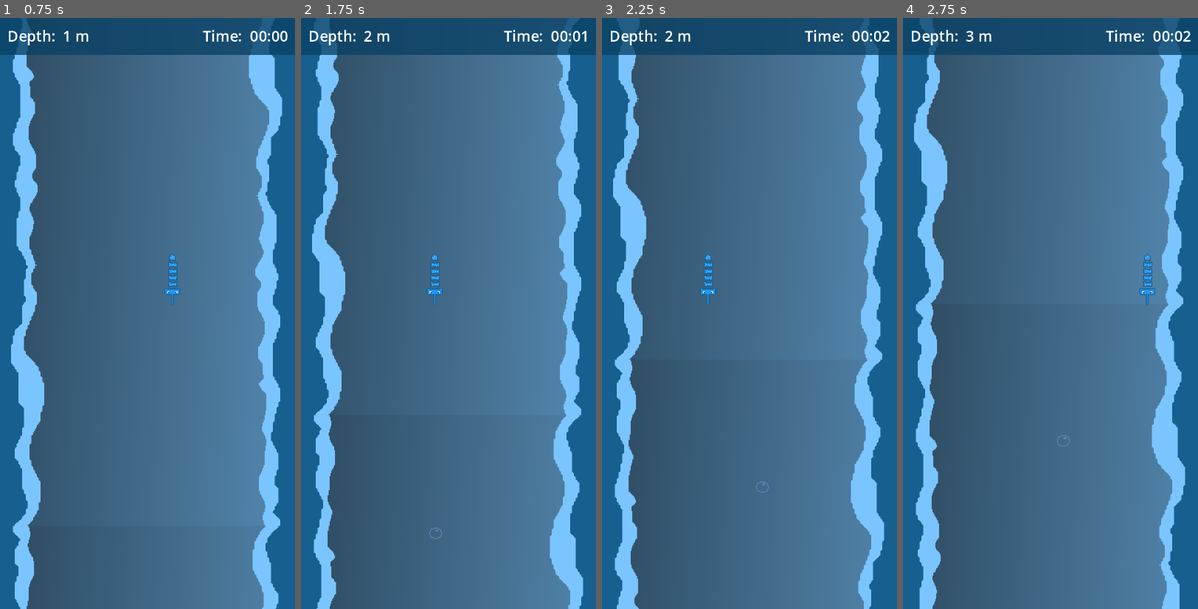
Above: before the commit, frames 1-4 (left to right).
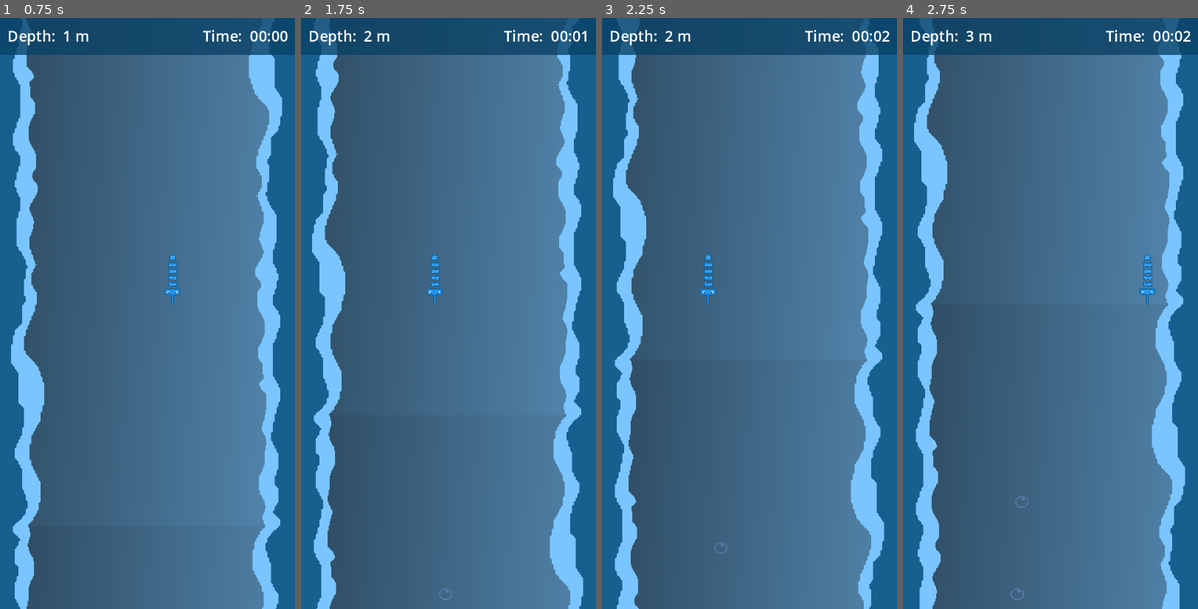
Above: after the commit, the same moments.

Repository: markusweiss/BrackeysGJam23-2
Game: Godot game, scene res://Actors/main.tscn
The game is run twice, just before and just after one commit, with the same random seed, the same clock (stepped at 60 frames per second) and the same inputs. Before the commit the project has no main scene; this scene is started directly in both runs.
Inputs:
- Up to frame 1 (0.75 s): hold Right (move_right) from 0.53 s (still down)
- Up to frame 2 (1.75 s): release Right (move_right) at 1.28 s; hold Left (move_left) from 1.28 s (still down)
- Up to frame 3 (2.25 s): release Left (move_left) at 2.03 s; hold Right (move_right) from 2.03 s (still down)
- Up to frame 4 (2.75 s): keep holding Right (move_right)

Frame 1 is identical in both runs. In frame 2, less than 0.1% of the frame differs, in the area x 43-52%, y 86-99%; in frame 3, less than 0.1%; in frame 4, less than 0.1%, in the area x 36-57%, y 70-99%.

Commit message:
refactor spawning

Diff:
--- /dev/null
+++ b/Actors/bubble.tscn
@@ -0,0 +1,30 @@
+[gd_scene load_steps=5 format=3 uid="uid://xsag2xph7gy0"]
+
+[ext_resource type="Script" path="res://Scripts/bubble.gd" id="1_hq73q"]
+[ext_resource type="Texture2D" uid="uid://5460xtp4b4v6" path="res://Assets/Testbubble.png" id="2_r7inw"]
+
+[sub_resource type="SpriteFrames" id="SpriteFrames_ae362"]
+animations = [{
+"frames": [{
+"duration": 1.0,
+"texture": ExtResource("2_r7inw")
+}],
+"loop": true,
+"name": &"default",
+"speed": 5.0
+}]
+
+[sub_resource type="CircleShape2D" id="CircleShape2D_jdrie"]
+radius = 8.0
+
+[node name="Bubble" type="Area2D"]
+position = Vector2(10, 699)
+script = ExtResource("1_hq73q")
+
+[node name="AnimatedSprite2D" type="AnimatedSprite2D" parent="."]
+position = Vector2(-2, 0)
+sprite_frames = SubResource("SpriteFrames_ae362")
+
+[node name="CollisionShape2D" type="CollisionShape2D" parent="."]
+position = Vector2(-2, 0)
+shape = SubResource("CircleShape2D_jdrie")
--- a/Actors/bubbles.tscn
+++ /dev/null
@@ -1,22 +0,0 @@
-[gd_scene load_steps=4 format=3 uid="uid://bdw1eps6mnytm"]
-
-[ext_resource type="Texture2D" uid="uid://5460xtp4b4v6" path="res://Assets/Testbubble.png" id="1_6puov"]
-[ext_resource type="Script" path="res://Scripts/bubbles.gd" id="1_x5ijw"]
-
-[sub_resource type="SpriteFrames" id="SpriteFrames_co0y2"]
-animations = [{
-"frames": [{
-"duration": 1.0,
-"texture": ExtResource("1_6puov")
-}],
-"loop": true,
-"name": &"default",
-"speed": 5.0
-}]
-
-[node name="Node2D" type="Node2D"]
-script = ExtResource("1_x5ijw")
-
-[node name="AnimatedSprite2D" type="AnimatedSprite2D" parent="."]
-sprite_frames = SubResource("SpriteFrames_co0y2")
-frame_progress = 0.738262
--- a/Actors/main.tscn
+++ b/Actors/main.tscn
@@ -4,9 +4,11 @@
 [ext_resource type="Texture2D" uid="uid://ck8rce8gjm62d" path="res://Assets/Testbackground.png" id="2_c6phr"]
 [ext_resource type="Script" path="res://Scripts/ParallaxBackground.gd" id="2_hslj8"]
 [ext_resource type="PackedScene" uid="uid://d0rsktbljjsht" path="res://Actors/ui_top.tscn" id="4_shrge"]
-[ext_resource type="PackedScene" uid="uid://bdw1eps6mnytm" path="res://Actors/bubbles.tscn" id="5_0aopo"]
+[ext_resource type="Script" path="res://Scripts/CreateBubble.gd" id="5_5vrsx"]
 
 [node name="Main" type="Node"]
+
+[node name="UI_Top" parent="." instance=ExtResource("4_shrge")]
 
 [node name="Player" parent="." groups=["Player"] instance=ExtResource("1_ddhx4")]
 position = Vector2(127, 283)
@@ -21,7 +23,10 @@
 position = Vector2(160, 320)
 texture = ExtResource("2_c6phr")
 
-[node name="Node" parent="." instance=ExtResource("4_shrge")]
+[node name="CreateBubble" type="Node2D" parent="."]
+script = ExtResource("5_5vrsx")
 
-[node name="Node2D" parent="." instance=ExtResource("5_0aopo")]
-position = Vector2(159, 733)
+[node name="BubbleTimer" type="Timer" parent="CreateBubble"]
+autostart = true
+
+[connection signal="timeout" from="CreateBubble/BubbleTimer" to="CreateBubble" method="_on_bubble_timer_timeout"]
--- /dev/null
+++ b/Scripts/CreateBubble.gd
@@ -0,0 +1,8 @@
+extends Node2D
+
+var bubble = preload("res://Actors/bubble.tscn")
+
+
+func _on_bubble_timer_timeout():
+	var bubble_temp = bubble.instantiate()
+	add_child(bubble_temp)
--- a/Scripts/bubbles.gd
+++ b/Scripts/bubble.gd
@@ -1,7 +1,9 @@
-extends Node2D
+extends Area2D
 
-var target_position := Vector2(0, 50)
-var start_position := Vector2(140, 0)  # Ändere die X-Koordinate hier
+var rng = RandomNumberGenerator.new()
+var rand_int = rng.randi_range(50, 240)
+var target_position := Vector2(0, 100)
+var start_position := Vector2(rand_int, 0)
 var amplitude := 20
 var period := 2.0
 var elapsed_time := 0.0
--- a/project.godot
+++ b/project.godot
@@ -11,6 +11,7 @@
 [application]
 
 config/name="Brackeys G Jam 23-2"
+run/main_scene="res://Actors/main.tscn"
 config/features=PackedStringArray("4.1", "Forward Plus")
 config/icon="res://icon.svg"
 
